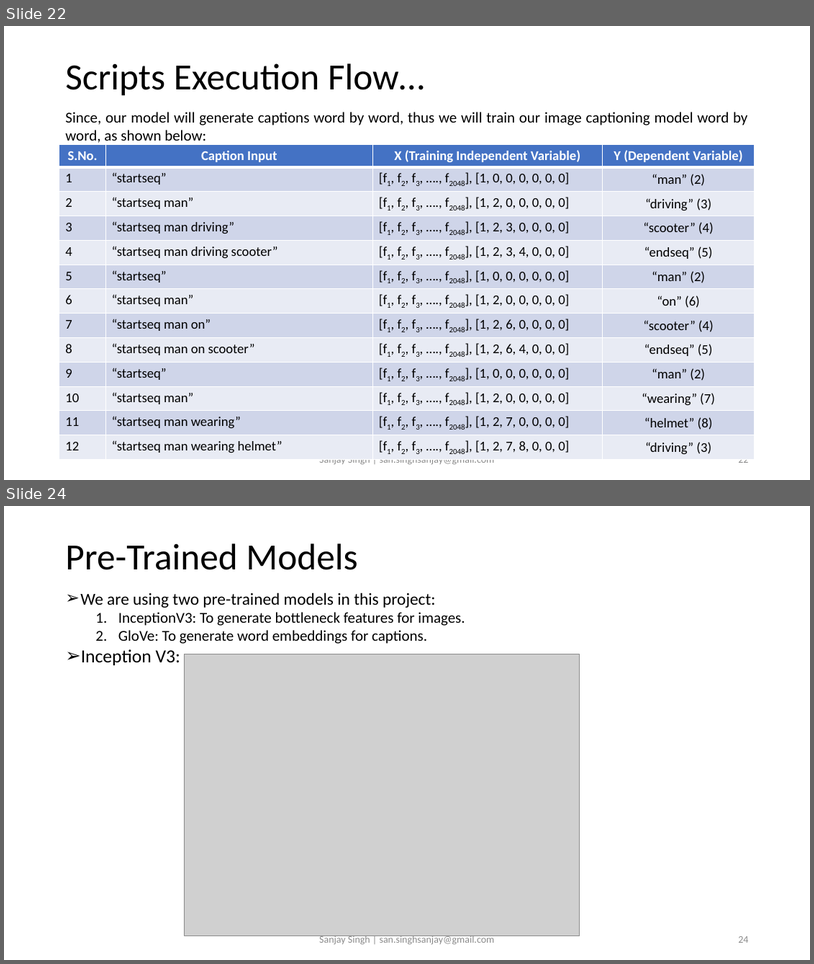
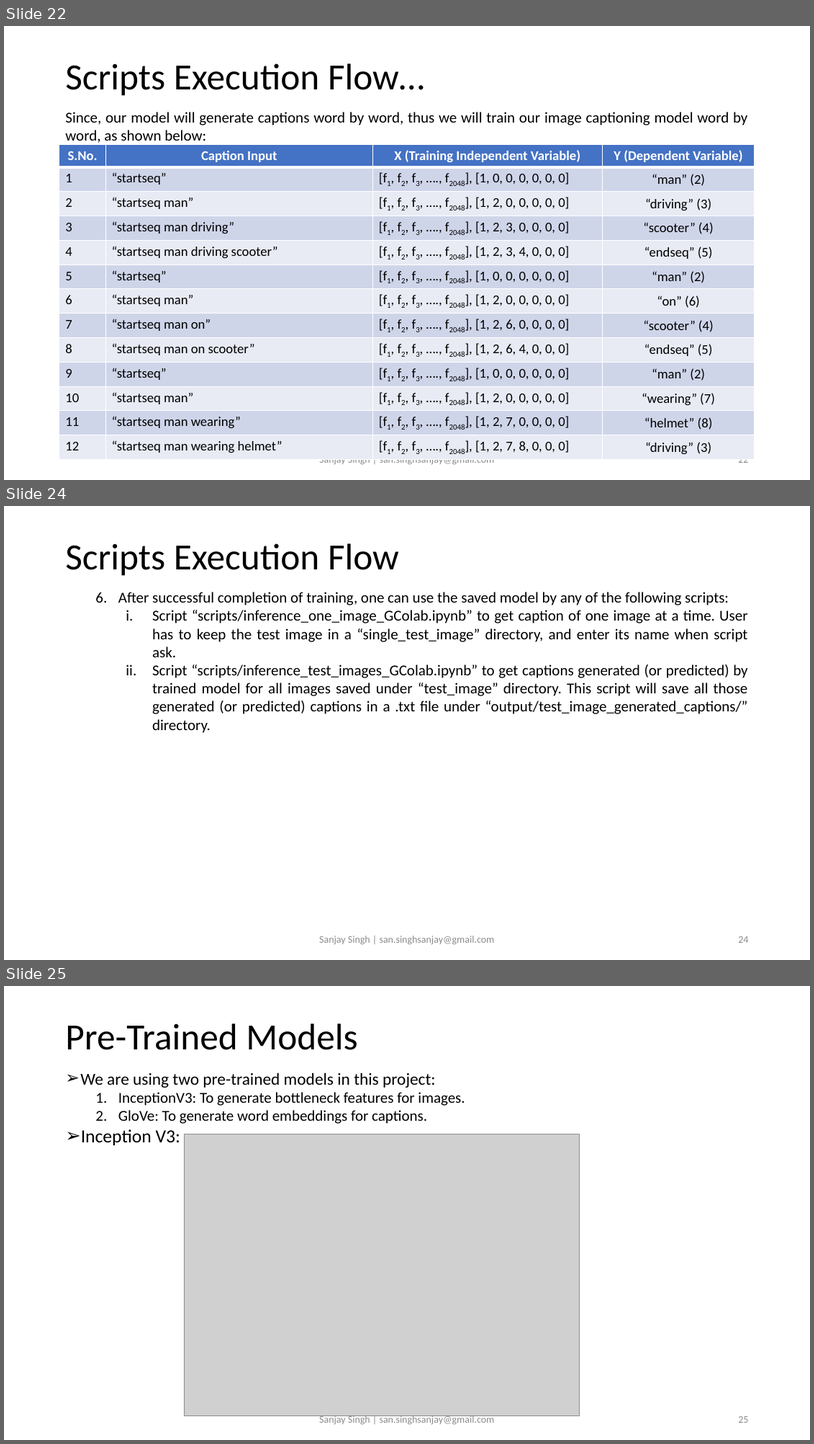
Before and after one commit to sansinghsanjay/Flickr8k_ImageCaptioning, a slide deck: readme.pptx. Shown one above the other, each under a label of ours: slides 22 and 24 before the commit, slides 22, 24 and 25 after it; the slides between them are not shown. The pictures are 814x964 and 814x1444 pixels, drawn with LibreOffice and Linux fonts; fonts in the diff are those of the drawing; grey boxes stand for pictures. Boxes give left, top, right and bottom in pixels: in the first picture for what was removed or moved away, otherwise in the second. Text is boxed around its words. In the diff, an @@ line names an element or a change of style, - is before the commit and + after.

```diff
--- a/readme.pptx
+++ b/readme.pptx
@@ slide 24 added at [4, 506, 810, 960], background #FFFFFF @@
@@ title added at [65, 543, 399, 576], 44 pt, text #000000 @@
+Scripts Execution Flow
@@ text added at [118, 592, 748, 733], 18 pt, text #000000 @@
+  6. After successful completion of training, one can use the saved model by any of the following scripts:
+    i. Script “scripts/inference_one_image_GColab.ipynb” to get caption of one image at a time. User has to keep the test image in a “single_test_image” directory, and enter its name when script ask.
+    ii. Script “scripts/inference_test_images_GColab.ipynb” to get captions generated (or predicted) by trained model for all images saved under “test_image” directory. This script will save all those generated (or predicted) captions in a .txt file under “output/test_image_generated_captions/” directory.
@@ text added at [319, 935, 495, 944], 12 pt, text #8C8C8C @@
+Sanjay Singh | san.singhsanjay@gmail.com
@@ page number added at [738, 936, 748, 942], 12 pt, text #8C8C8C @@
+24
@@ what was slide 24 is now slide 25 @@
@@ page number at [738, 1416, 748, 1422]: text changed @@
-24
+25
```
Also in this commit, not shown: 3 slides changed, 5 other slides added, 1 other file.
